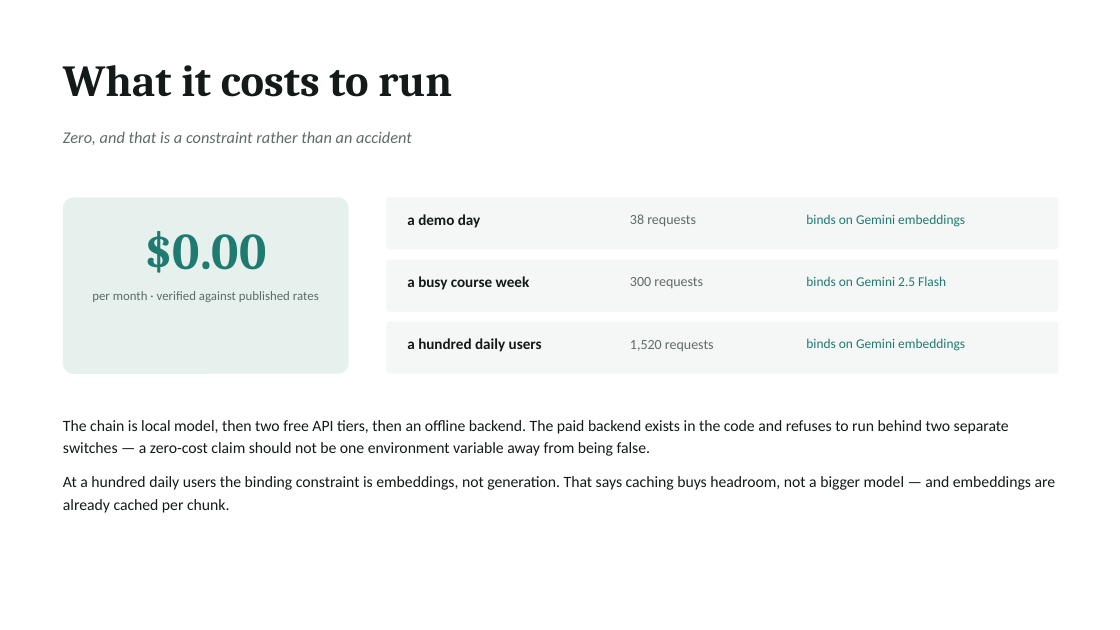
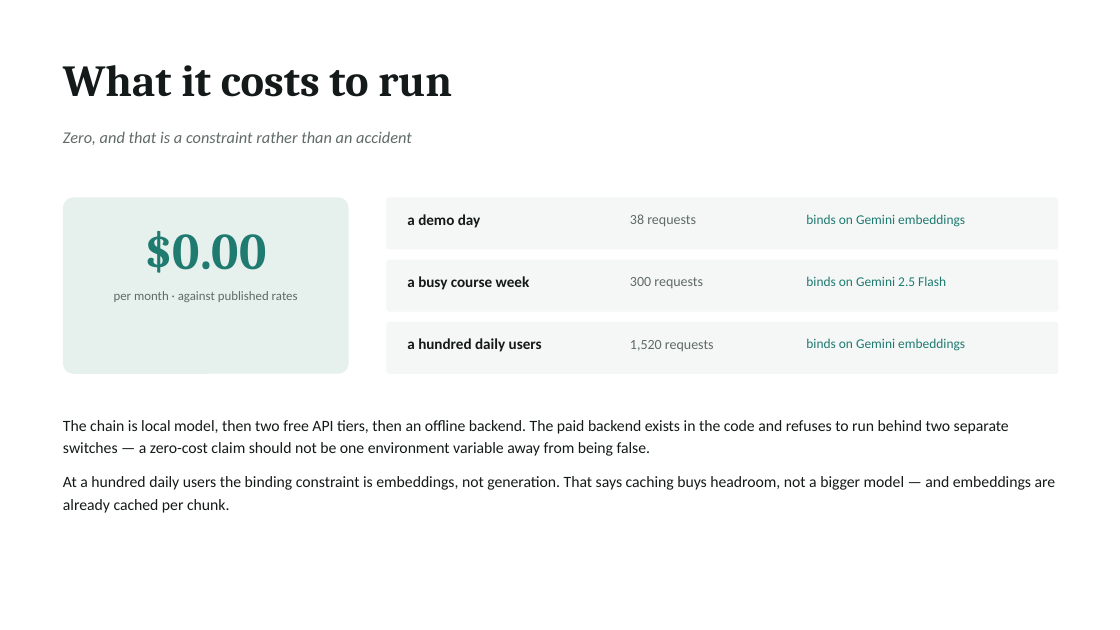
Before and after one commit to krish2105/YIELDMAP-AI-in-Finance, a slide deck: slide 10 of docs/AI217_YIELDMAP_deck.pptx. Drawn at 1120x630 pixels with LibreOffice and Linux fonts; fonts in the diff are those of the drawing. Boxes give left, top, right and bottom in pixels: in the first picture for what was removed or moved away, otherwise in the second. Text is boxed around its words. In the diff, an @@ line names an element or a change of style, - is before the commit and + after.

```diff
--- a/docs/AI217_YIELDMAP_deck.pptx
+++ b/docs/AI217_YIELDMAP_deck.pptx
@@ text at (x1=114, y1=291, x2=298, y2=302): text changed @@
-per month · verified against published rates
+per month · against published rates
```
Also in this commit, not shown: 3 other slides changed, 6 other files.
